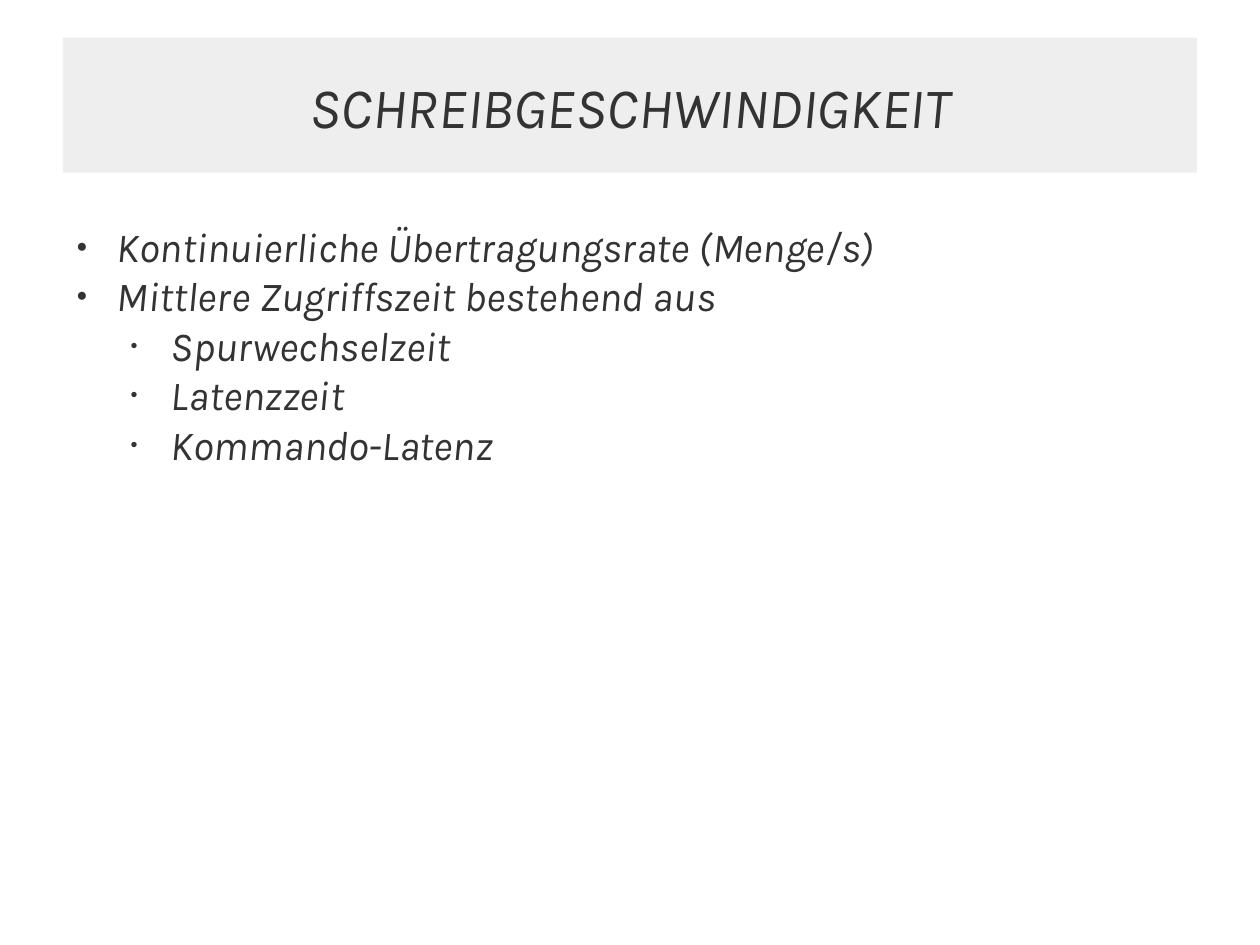
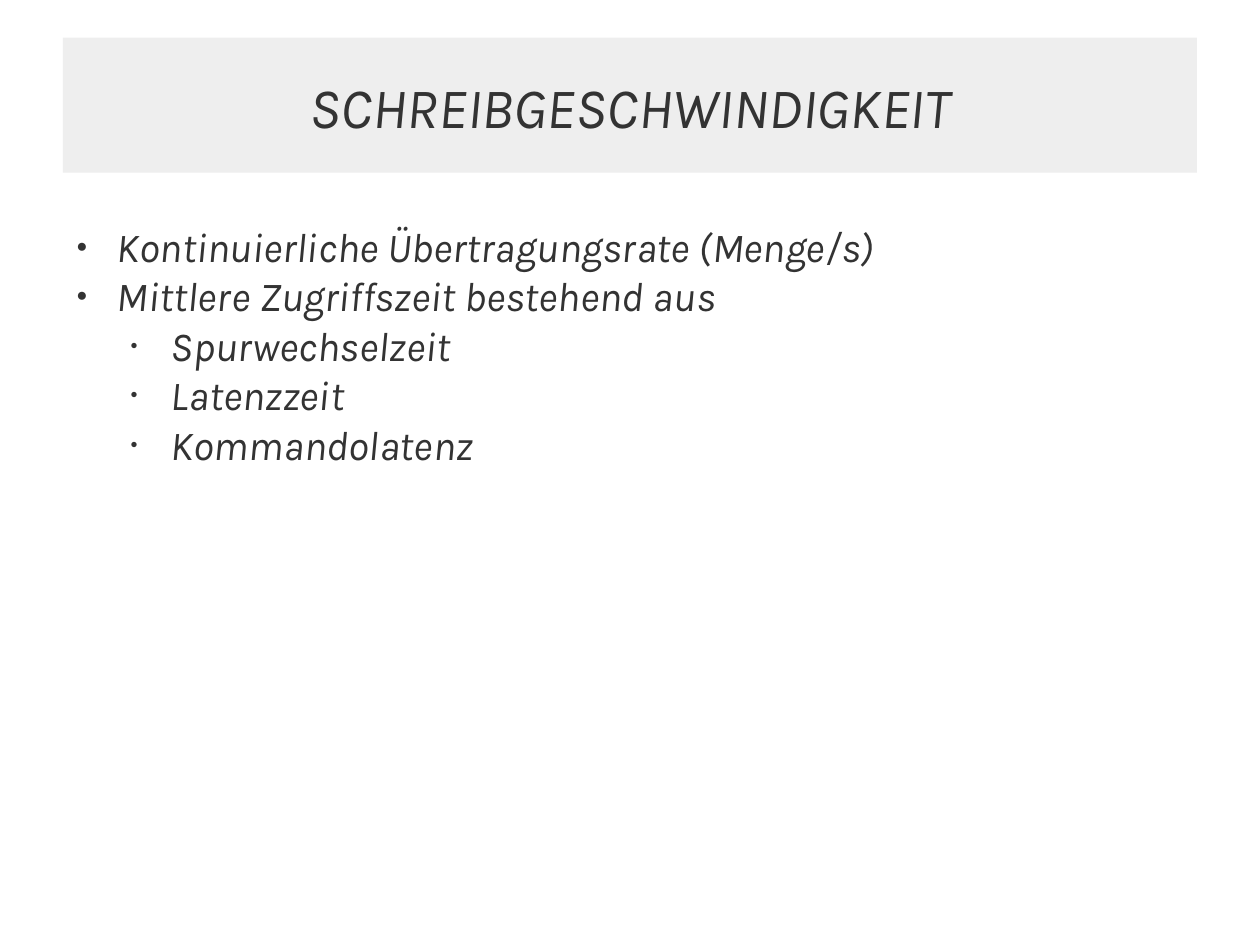
Before and after one commit to JMFootBallPlyr/Hard-drive-system-, a slide deck: slide 8 of WRK/presents/01 - types of drives/types of drives.odp. Drawn at 1260x945 pixels with LibreOffice and Linux fonts; fonts in the diff are those of the drawing. Boxes give left, top, right and bottom in pixels: in the first picture for what was removed or moved away, otherwise in the second. Text is boxed around its words. In the diff, an @@ line names an element or a change of style, - is before the commit and + after.

```diff
--- a/WRK/presents/01 - types of drives/types of drives.odp
+++ b/WRK/presents/01 - types of drives/types of drives.odp
@@ text at (171, 432, 473, 461): text changed @@
-  ● Kommando-Latenz
+  ● Kommandolatenz
```
Also in this commit, not shown: 4 other slides changed, 2 slides added, 4 slides removed, 3 other files.
